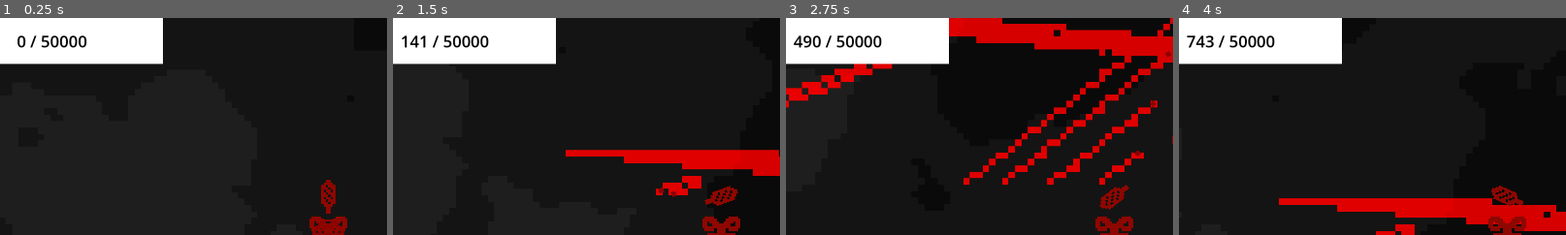
Above: before the commit, frames 1-4 (left to right).
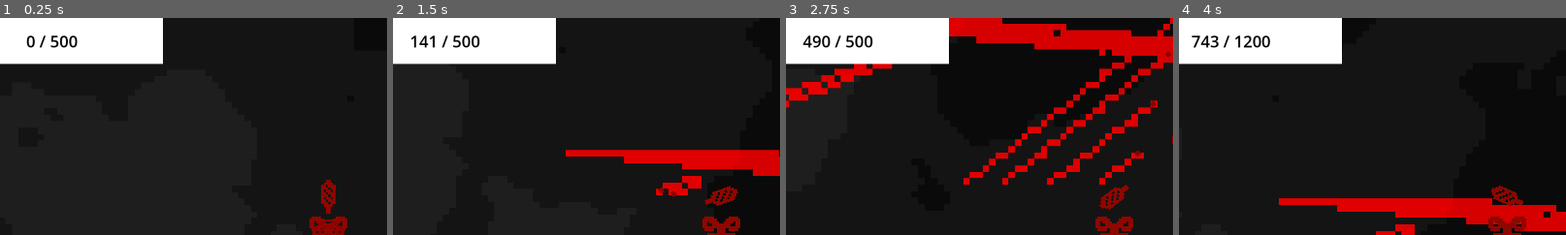
Above: after the commit, the same moments.

Repository: martindieck/color-contagion
Game: Godot game, scene res://Scenes/game.tscn
Same seed, same stepped clock (60 frames per second), same inputs: the game is played once before the commit and once after it.
Inputs (mouse positions are % of the whole screen's width and height, from its top left):
- Up to frame 1 (0.25 s): no input
- Up to frame 2 (1.5 s): tap Enter at 0.5 s; move the mouse to (72, 45) at 0.52 s; press the mouse at (72, 45) at 0.53 s; hold D (move_right) 0.53-1.28 s; move the mouse to (30, 55) at 1.27 s; release the mouse at (30, 55) at 1.28 s; hold Down (move_down) from 1.28 s (still down); click (30, 55) at 1.35 s
- Up to frame 3 (2.75 s): move the mouse to (60, 28) at 2.02 s; release Down (move_down) at 2.03 s; press the mouse at (60, 28) at 2.03 s; hold D (move_right) from 2.03 s (still down)
- Up to frame 4 (4 s): move the mouse to (45, 70) at 2.77 s; release D (move_right) at 2.78 s; release the mouse at (45, 70) at 2.78 s; hold W (move_up) 2.78-3.53 s; click (45, 70) at 2.85 s; move the mouse to (80, 65) at 3.52 s; press the mouse at (80, 65) at 3.53 s; hold A (move_left) from 3.53 s (still down)
The pictures show only the part of the screen within x 8-58%, y 0-50%; the shares and areas given below are measured in that part.

The runs differ from the first frame. In frame 1, 0.4% of the frame differs, in the area x 4-23%, y 8-14%; in frame 2, 0.6%; in frame 3, 0.6%; in frame 4, 0.9%, in the area x 2-25%, y 8-14%.

Commit message:
Added Win Condition and Timer Update

Diff:
--- a/Godot Project/Scenes/game.gd
+++ b/Godot Project/Scenes/game.gd
@@ -3,9 +3,10 @@
 #Rule of Thumb: 3500 per 10 sec for regular gun
 
 @onready var tile_counter = get_node("/root/Game/Player/ColorRect/TileCounter")
+@onready var round_timer = get_node("/root/Game/RoundTimer")
 
-var quotas = [50000, 120000, 220000, 400000]
-var round_times = [180, 180, 180, 180]
+var quotas = [500, 1200, 2500]
+var round_times = [18, 20, 180]
 var rounds = {}
 
 func _ready():
@@ -18,8 +19,18 @@
 	tile_counter.text = str(Global.tile_count) + " / " + str(rounds[Global.current_round]["quota"])
 	#tile_counter.text = str(Engine.get_frames_per_second())
 
+	if Global.tile_count >= rounds[Global.current_round]["quota"]:
+		if Global.current_round + 1 in rounds.keys():
+			print("CONGRATULATIONS. MOVING TO NEXT ROUND")
+			Global.current_round += 1
+			round_timer.set_wait_time(rounds[Global.current_round]["time"])
+			round_timer.start()
+		else:
+			print("YOU HAVE WON")
+
 func _on_round_timer_timeout():
-	print(Global.tile_count)
+	if Global.tile_count < rounds[Global.current_round]["quota"]:
+		print("GAME OVER")
 
 func create_rounds_dict(quotas, round_times):
 	for round in range(quotas.size()):
